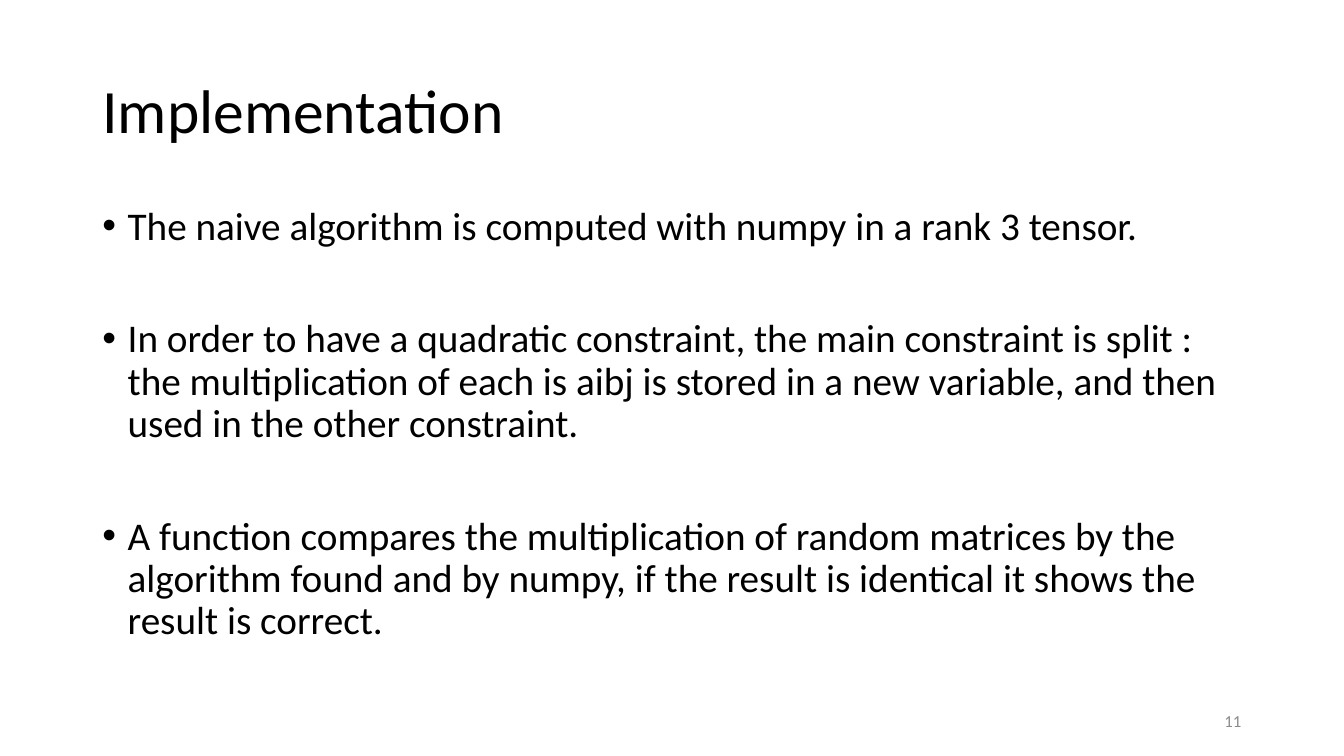
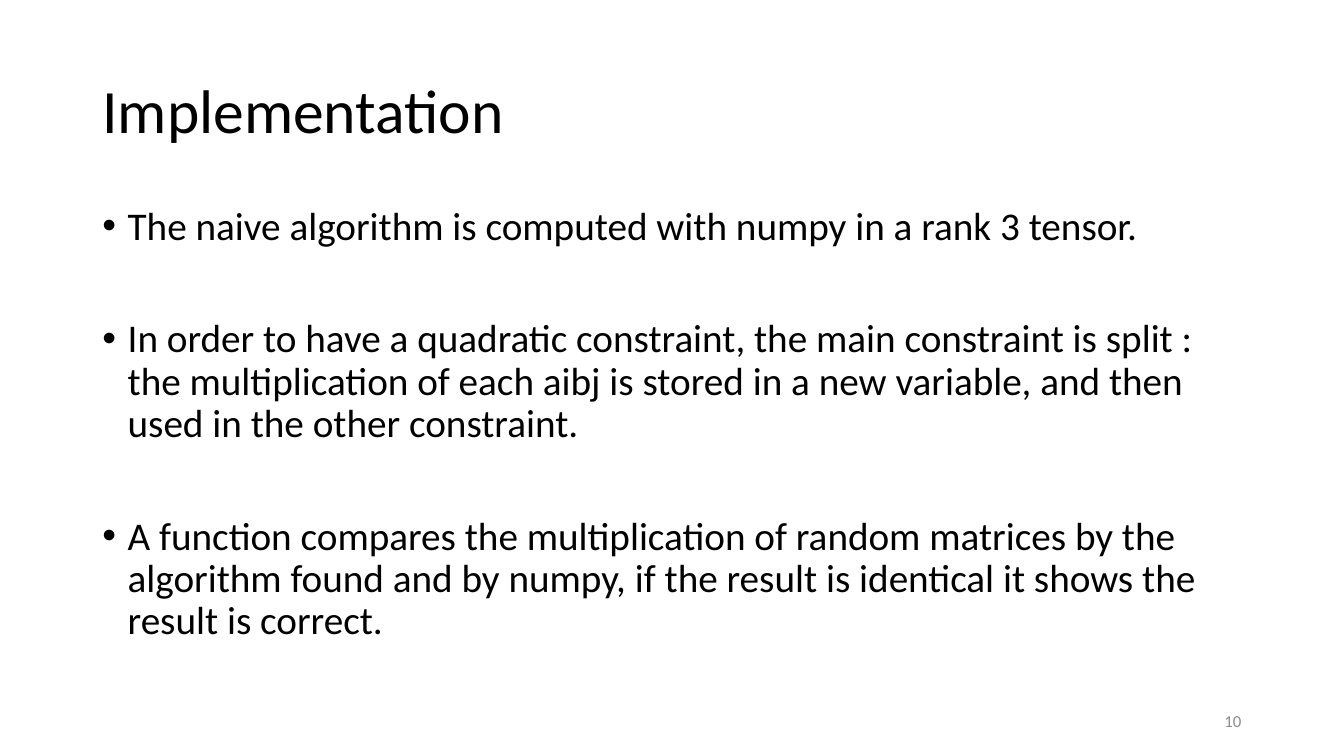
Before and after one commit to Fusion-thermo/Matrix-multiplication, a slide deck: slide 10 of Optimal Matrix Multiplication presentation.pptx (slide 11 before the commit). Drawn at 1344x756 pixels with LibreOffice and Linux fonts; fonts in the diff are those of the drawing. Boxes give left, top, right and bottom in pixels: in the first picture for what was removed or moved away, otherwise in the second. Text is boxed around its words. In the diff, an @@ line names an element or a change of style, - is before the commit and + after.

```diff
--- a/Optimal Matrix Multiplication presentation.pptx
+++ b/Optimal Matrix Multiplication presentation.pptx
@@ text at (128, 324, 1183, 438): text changed @@
-• In order to have a quadratic constraint, the main constraint is split : the multiplication of each is aibj is stored in a new variable, and then used in the other constraint.
+• In order to have a quadratic constraint, the main constraint is split : the multiplication of each aibj is stored in a new variable, and then used in the other constraint.
@@ page number at (1224, 716, 1241, 727): text changed @@
-11
+10
```
Also in this commit, not shown: 5 other slides changed, 1 slide removed, 3 other files.
